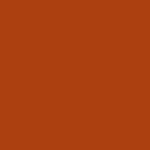
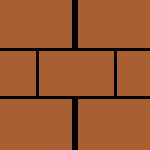
Before/after of a 150 x 150 layered artwork. What changed in the layer stack:
added group "Group 1" with 2 layers above "Shape 5" over <box>72,99,78,150</box>
added layer "Shape 7" in group "Group 1" over <box>75,99,78,150</box>
added layer "Shape 6" in group "Group 1" over <box>72,99,75,150</box>
added layer "Shape 5" above "Shape 4" over <box>75,0,78,48</box>
added layer "Shape 4" above "Shape 3 copy" over <box>72,0,75,48</box>
added layer "Shape 3 copy" above "Shape 3" over <box>0,96,150,99</box>
added layer "Shape 3" above "Shape 2 copy 2" over <box>0,48,150,51</box>
added layer "Shape 2 copy 2" above "Shape 2 copy" over <box>114,51,117,99</box>
added layer "Shape 2 copy" above "Background" over <box>36,51,39,99</box>
renamed "Layer 2" to "Background", painted on it over <box>0,0,150,150</box>
